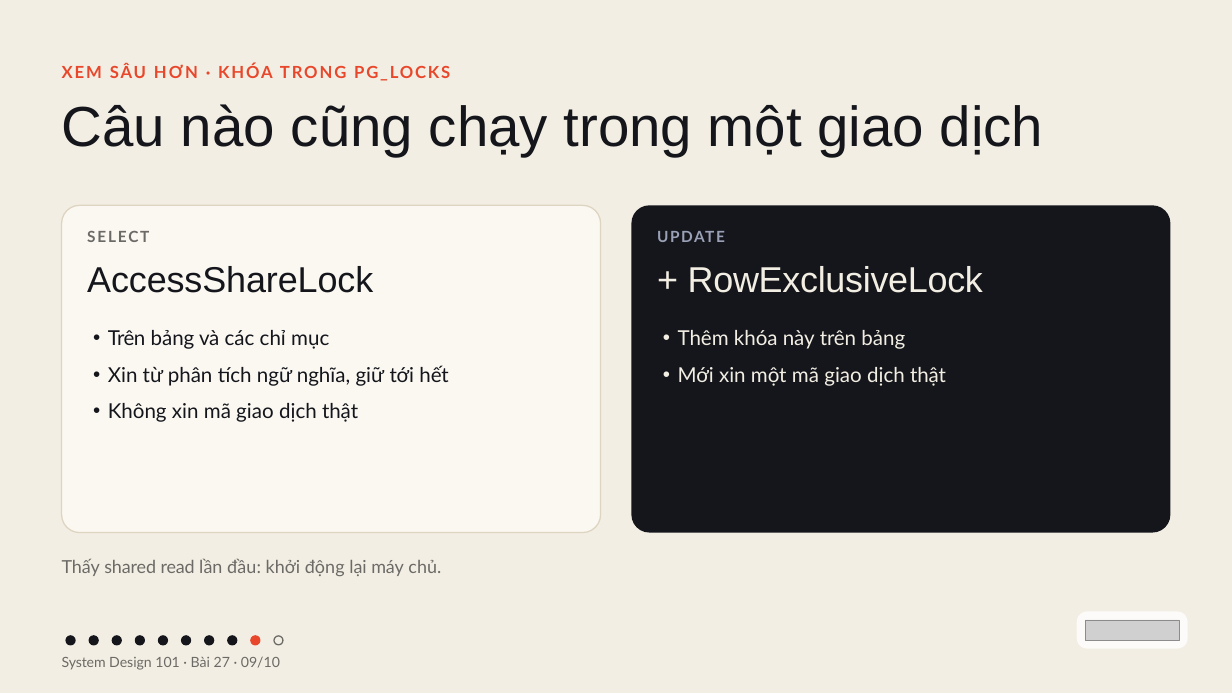
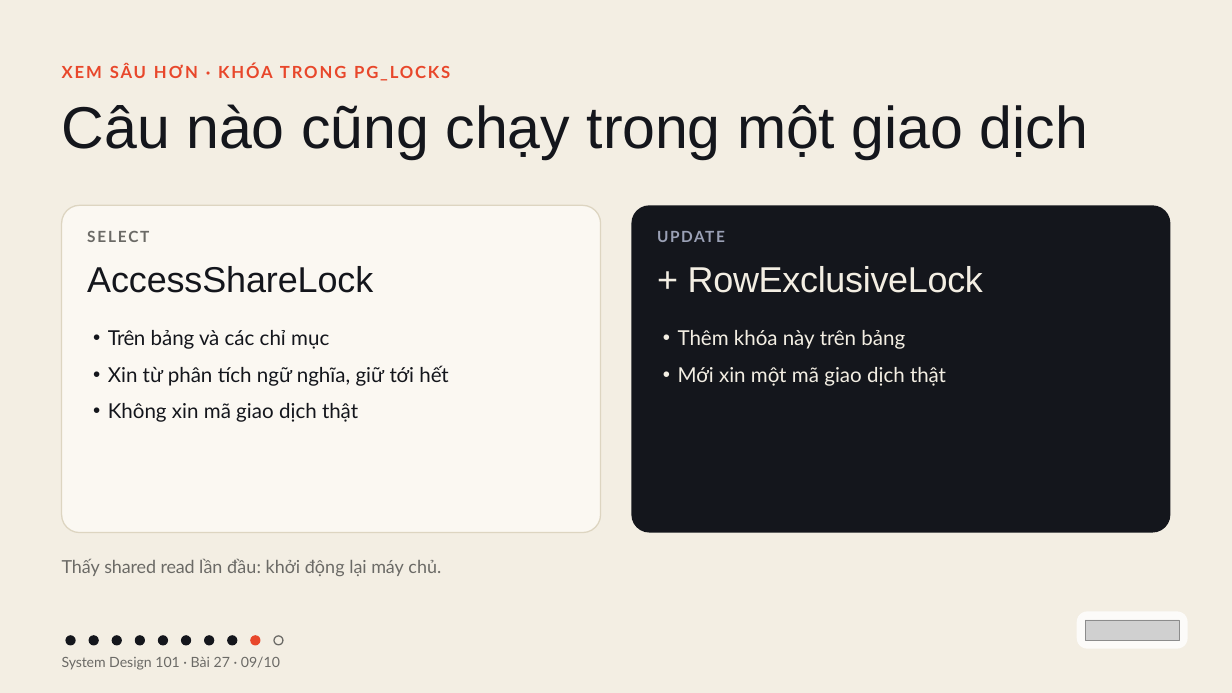
Before and after one commit to vohoailinh90/tool-marketing-studio, a slide deck: slide 9 of system-design-101/vi/lessons/sd-04-027/slides/sd-04-027.pptx. Drawn at 1232x693 pixels with LibreOffice and Linux fonts; fonts in the diff are those of the drawing; grey boxes stand for pictures. Boxes give left, top, right and bottom in pixels: in the first picture for what was removed or moved away, otherwise in the second. Text is boxed around its words. In the diff, an @@ line names an element or a change of style, - is before the commit and + after.

```diff
--- a/system-design-101/vi/lessons/sd-04-027/slides/sd-04-027.pptx
+++ b/system-design-101/vi/lessons/sd-04-027/slides/sd-04-027.pptx
@@ text "Câu nào cũng chạy trong ..." at bbox=[62, 104, 1088, 159]: size 66 to 69 pt @@
```
Also in this commit, not shown: 2 other slides changed, 4 other files.
